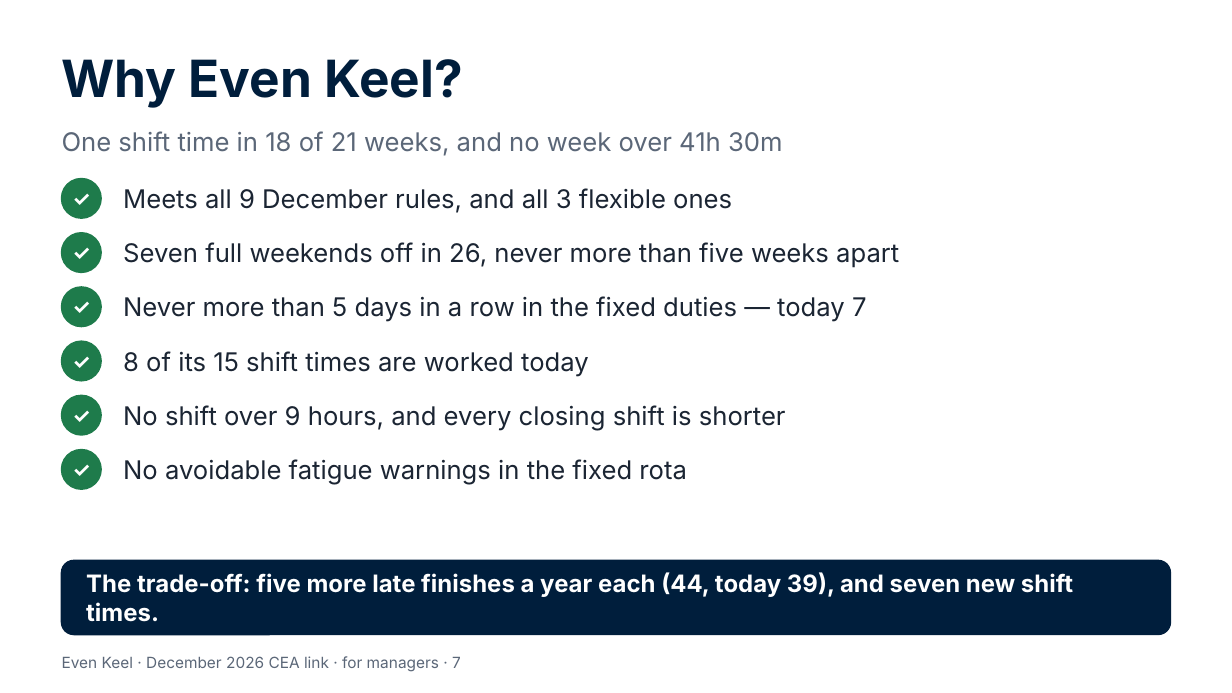
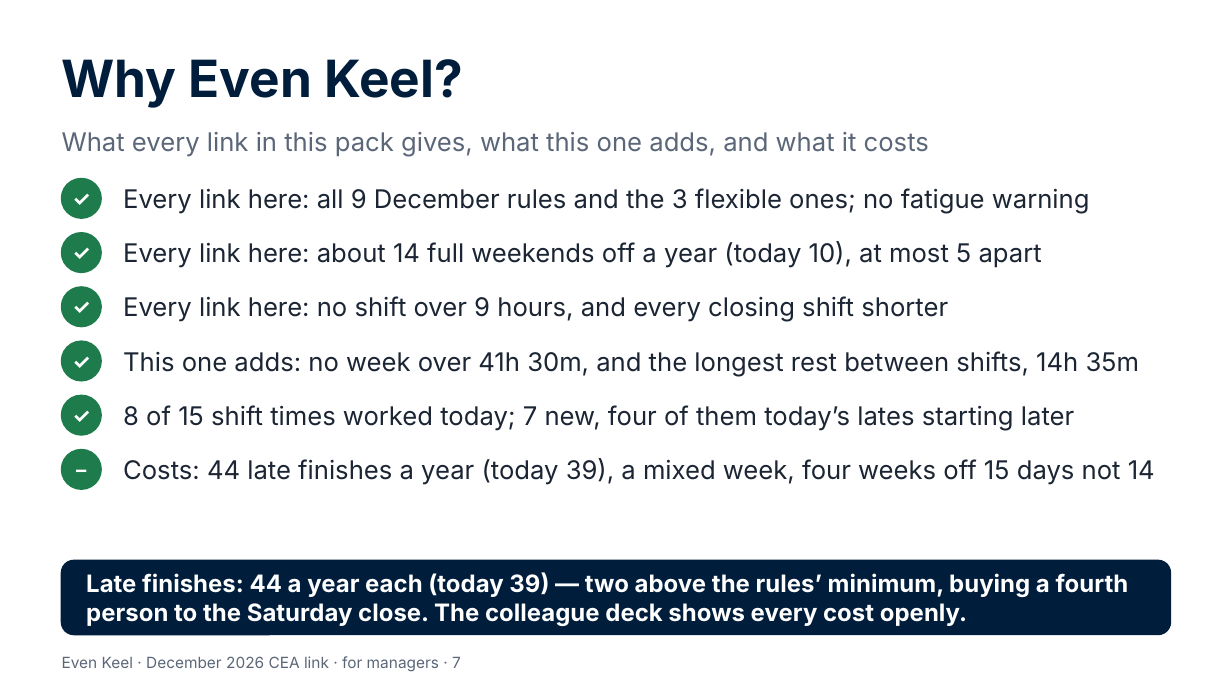
Before and after one commit to Garethdavidmiller/roster-app, a slide deck: slide 7 of docs/links-26/presentations/Even-Keel-for-managers.pptx. Drawn at 1232x693 pixels with LibreOffice and Linux fonts; fonts in the diff are those of the drawing. Boxes give left, top, right and bottom in pixels: in the first picture for what was removed or moved away, otherwise in the second. Text is boxed around its words. In the diff, an @@ line names an element or a change of style, - is before the commit and + after.

```diff
--- a/docs/links-26/presentations/Even-Keel-for-managers.pptx
+++ b/docs/links-26/presentations/Even-Keel-for-managers.pptx
@@ text at bbox=[62, 132, 929, 157]: text changed @@
-One shift time in 18 of 21 weeks, and no week over 41h 30m
+What every link in this pack gives, what this one adds, and what it costs
@@ text at bbox=[123, 188, 1090, 214]: text changed @@
-Meets all 9 December rules, and all 3 flexible ones
+Every link here: all 9 December rules and the 3 flexible ones; no fatigue warning
@@ text at bbox=[123, 241, 1042, 268]: text changed @@
-Seven full weekends off in 26, never more than five weeks apart
+Every link here: about 14 full weekends off a year (today 10), at most 5 apart
@@ text at bbox=[123, 296, 948, 322]: text changed @@
-Never more than 5 days in a row in the fixed duties — today 7
+Every link here: no shift over 9 hours, and every closing shift shorter
@@ text at bbox=[123, 351, 1139, 376]: text changed @@
-8 of its 15 shift times are worked today
+This one adds: no week over 41h 30m, and the longest rest between shifts, 14h 35m
@@ text at bbox=[123, 405, 1074, 431]: text changed @@
-No shift over 9 hours, and every closing shift is shorter
+8 of 15 shift times worked today; 7 new, four of them today’s lates starting later
@@ text at bbox=[62, 450, 101, 489]: text changed @@
-✓
+–
@@ text at bbox=[123, 458, 1155, 485]: text changed @@
-No avoidable fatigue warnings in the fixed rota
+Costs: 44 late finishes a year (today 39), a mixed week, four weeks off 15 days not 14
@@ text at bbox=[86, 572, 1129, 626]: text changed @@
-The trade-off: five more late finishes a year each (44, today 39), and seven new shift times.
+Late finishes: 44 a year each (today 39) — two above the rules’ minimum, buying a fourth person to the Saturday close. The colleague deck shows every cost openly.
```
Also in this commit, not shown: 2 other slides changed, 21 other files.
